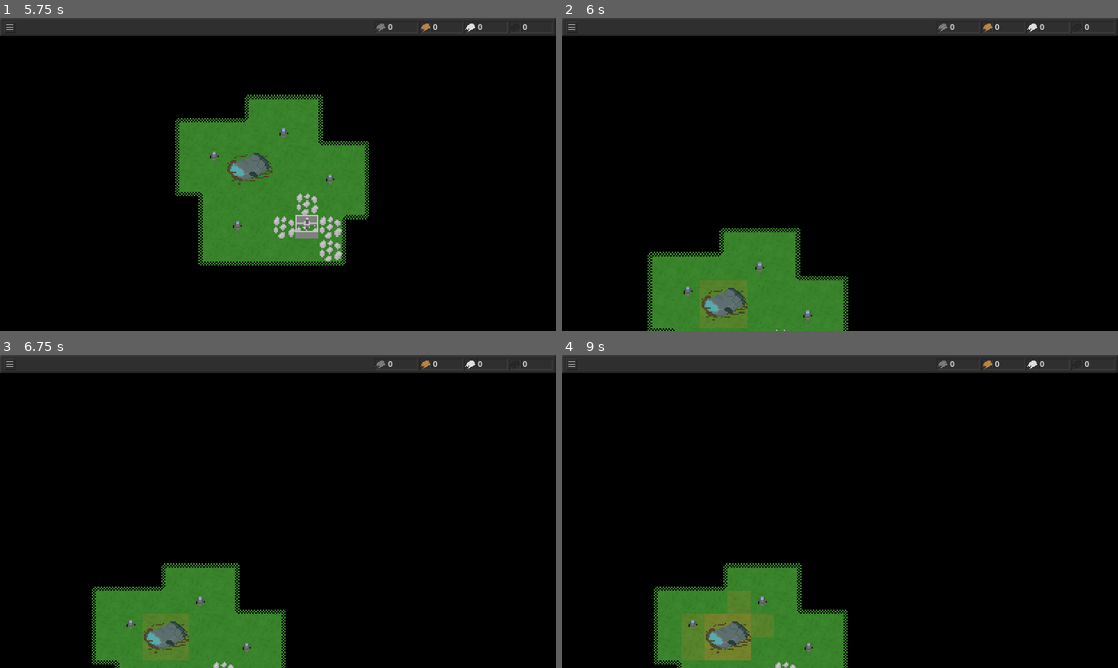
Above: before the commit, frames 1-4 (two rows, left to right).
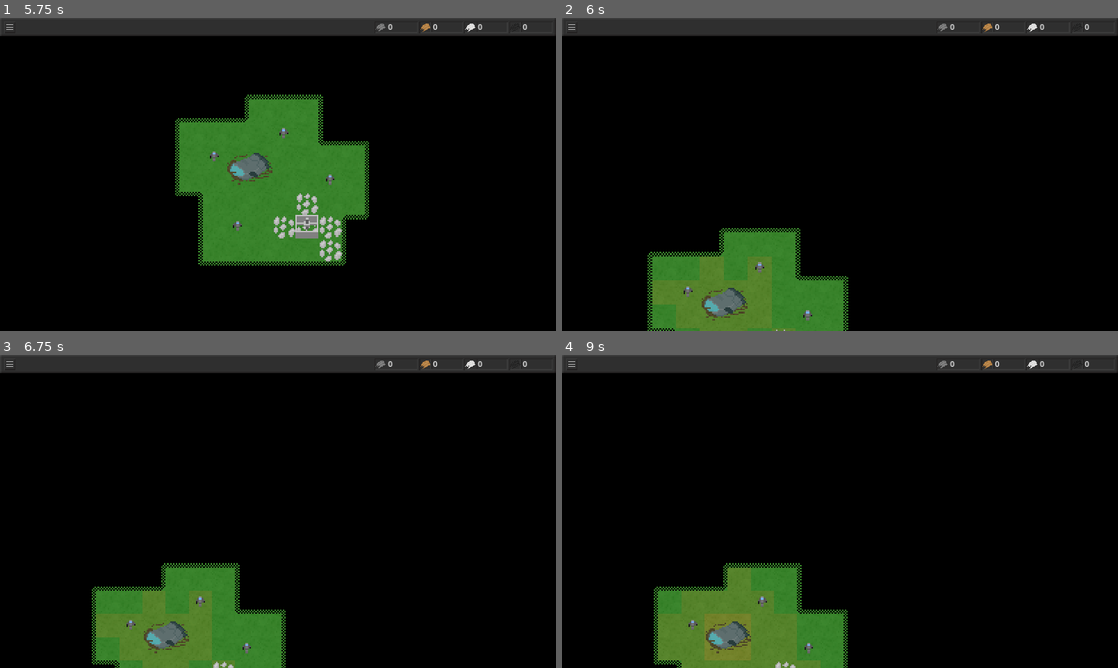
Above: after the commit, the same moments.

Repository: wssuomi/pirate-jam-14
Game: Godot game, scene res://scenes/main_menu.tscn
Two runs of this game, one before a commit and one after it. Both use one fixed random seed, a clock stepped at 60 frames per second and the inputs below.
Inputs (mouse positions are in pixels of both pictures, inside the frame that each line leads up to):
- Up to frame 1 (5.75 s): click "Play" at 0.5 s; click (11, 27) at 1.25 s; click "Main Menu" at 2 s; click "Play" at 2.75 s; tap Enter at 3.5, 5 s; move the mouse to (400, 158) at 3.52 s; hold Right mouse button (erase_tile) 3.53-4.28 s; click (400, 158) at 3.67 s; tap Space at 4.25 s; move the mouse to (166, 190) at 4.27 s; click (166, 190) at 4.35 s; move the mouse to (333, 105) at 5.02 s; hold Middle mouse button (move_camera) from 5.03 s (still down); click (333, 105) at 5.17 s
- Up to frame 2 (6 s): tap Space at 5.75 s; move the mouse to (812, 237) at 5.77 s; release Middle mouse button (move_camera) at 5.78 s; tap Mouse wheel up (zoom_in) at 5.85 s; click (812, 237) at 5.92 s
- Up to frame 3 (6.75 s): tap Enter at 6.5 s; move the mouse to (444, 558) at 6.52 s; tap Mouse wheel down (zoom_out) at 6.6 s; click (444, 558) at 6.67 s
- Up to frame 4 (9 s): tap Space at 7.25 s; move the mouse to (673, 464) at 7.27 s; right-click (673, 464) at 7.35 s; click (673, 464) at 7.42 s; move the mouse to (867, 511) at 8.02 s; click (867, 511) at 8.1 s; move the mouse to (756, 433) at 8.77 s; tap Middle mouse button (move_camera) at 8.85 s; click (756, 433) at 8.92 s

Frame 1 is identical in both runs. In frame 2, 2.4% of the frame differs, in the area x 16-42%, y 76-100%; in frame 3, 2.4%; in frame 4, 3.3%, in the area x 17-47%, y 68-100%.

Commit message:
adjusted pollution spread

Diff:
--- a/scripts/Game.gd
+++ b/scripts/Game.gd
@@ -475,7 +475,7 @@
 			pollution_tile_counter = 0
 		var tile: Tile = tiles_with_pollution.values()[pollution_tile_counter]
 		pollution_tile_counter += 1
-		if tile.pollution < 4:
+		if tile.pollution < 1:
 			return
 		var possible_neighbors = [
 			tile.grid_position + Vector2i(-1,0),
@@ -488,12 +488,12 @@
 			var spread_to_tile: Tile = tiles[spread_to_pos]
 			if spread_to_tile.pollution < tile.pollution:
 				var spread_amount = int(tile.pollution / POLLUTION_SPREAD_RATE) * delta
-				spread_to_tile.pollution += spread_amount
+				spread_to_tile.pollution += spread_amount * 10
 				tile.pollution -= spread_amount
 				if spread_to_tile not in tiles_with_pollution:
 					tiles_with_pollution[spread_to_pos] = spread_to_tile
 				#print("spreading ", spread_amount, " from ", tile.grid_position, " to ", spread_to_tile.grid_position)
-		if tile.pollution >= 5 and tile.pollution < 20 and tile.ground_sprite.y != 1:
+		if tile.pollution > 0 and tile.pollution < 20 and tile.ground_sprite.y != 1:
 			tile.ground_sprite.y = 1
 			if tile not in tiles_need_update:
 				tiles_need_update.append(tile)
